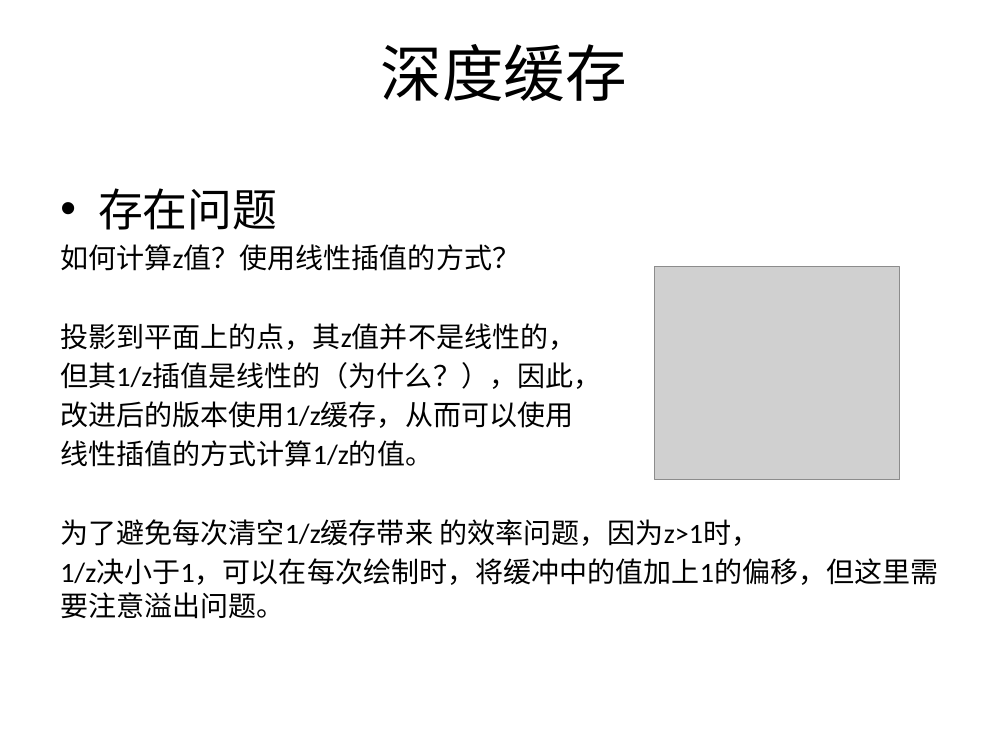
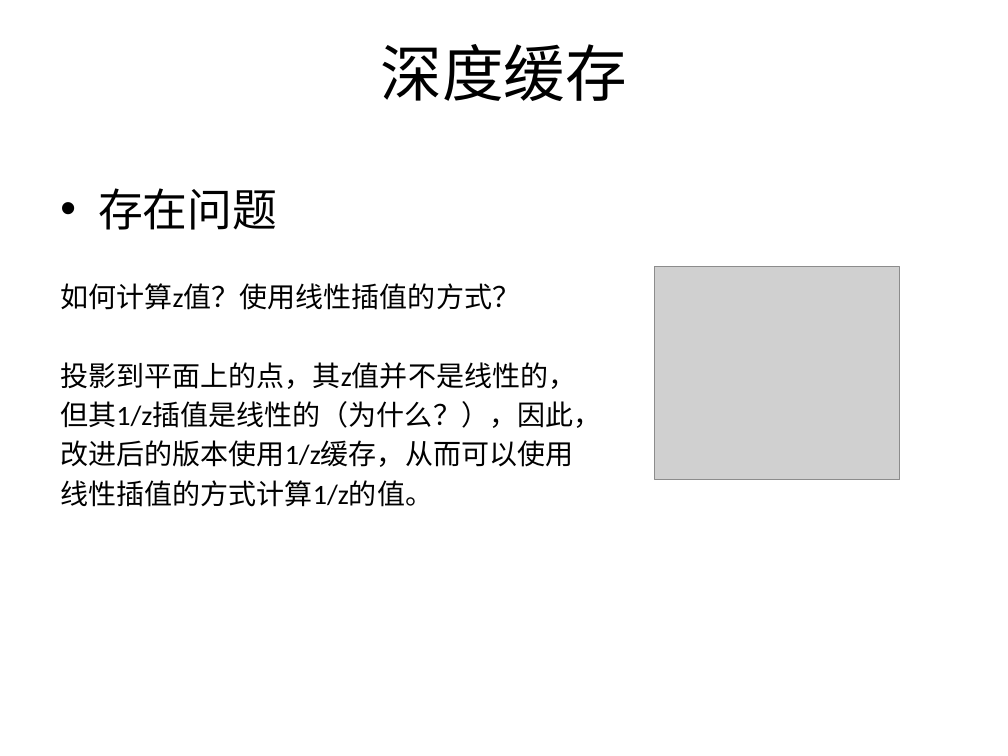
Before and after one commit to SeventhMage/MagicX, a slide deck: slide 36 of SoftEngine/doc/SoftwareRender.pptx. Drawn at 1008x756 pixels with LibreOffice and Linux fonts; fonts in the diff are those of the drawing; grey boxes stand for pictures; background and template pictures are left out. Boxes give left, top, right and bottom in pixels: in the first picture for what was removed or moved away, otherwise in the second. Text is boxed around its words. In the diff, an @@ line names an element or a change of style, - is before the commit and + after.

```diff
--- a/SoftEngine/doc/SoftwareRender.pptx
+++ b/SoftEngine/doc/SoftwareRender.pptx
@@ text at (x1=60, y1=519, x2=938, y2=619): paragraphs removed @@
-为了避免每次清空1/z缓存带来 的效率问题，因为z>1时，
-1/z决小于1，可以在每次绘制时，将缓冲中的值加上1的偏移，但这里需要注意溢出问题。
```
Also in this commit, not shown: 23 other files.
